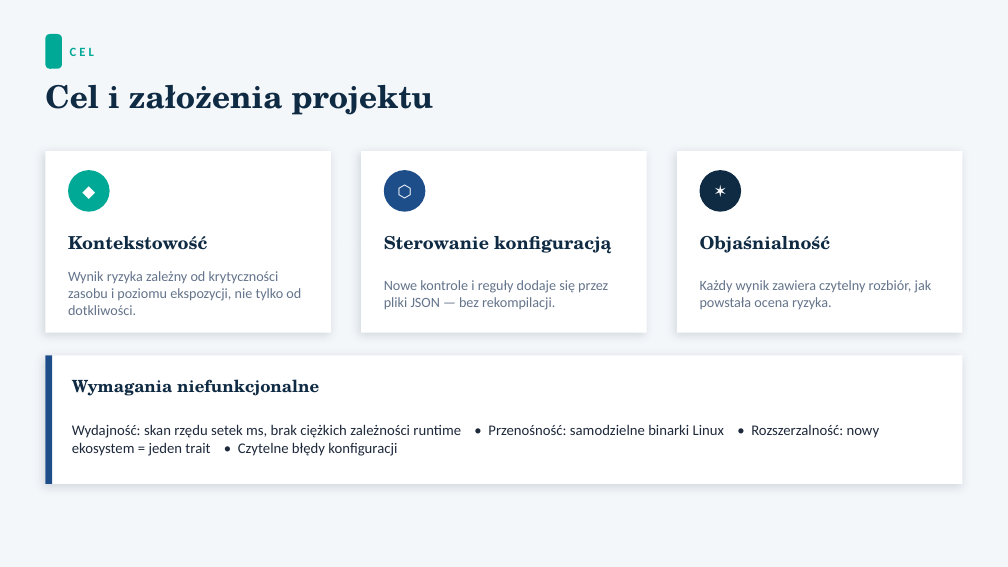
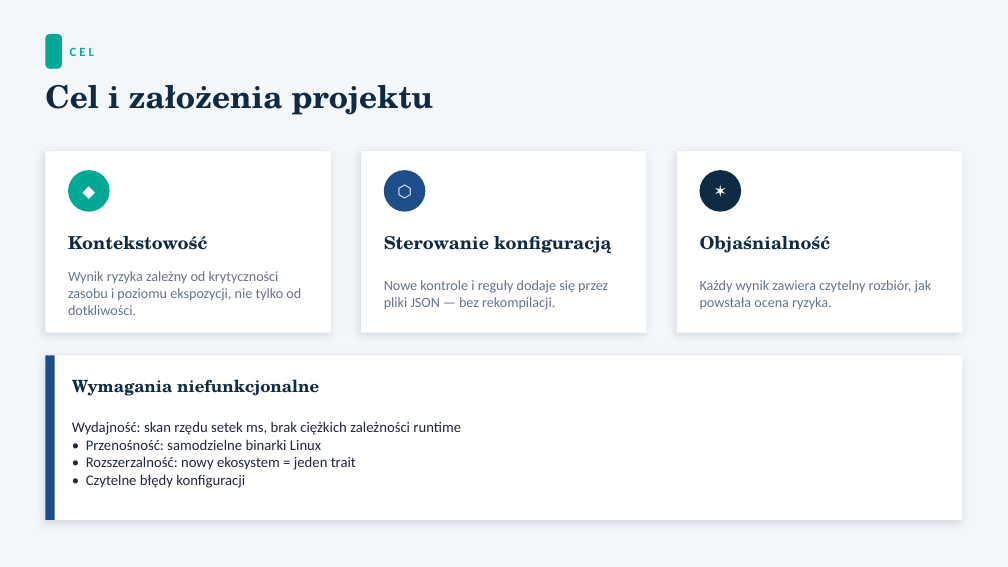
Before and after one commit to matjamr/linux-security-scanner, a slide deck: slide 5 of docs/Prezentacja_confrisk.pptx. Drawn at 1008x567 pixels with LibreOffice and Linux fonts; fonts in the diff are those of the drawing. Boxes give left, top, right and bottom in pixels: in the first picture for what was removed or moved away, otherwise in the second. Text is boxed around its words. In the diff, an @@ line names an element or a change of style, - is before the commit and + after.

```diff
--- a/docs/Prezentacja_confrisk.pptx
+++ b/docs/Prezentacja_confrisk.pptx
@@ rectangle: place and size @@
-rectangle at [45, 355, 963, 484]
+rectangle at [45, 355, 963, 520]
@@ rectangle: place and size @@
-rectangle at [45, 355, 52, 484]
+rectangle at [45, 355, 54, 520]
@@ text at [72, 421, 461, 488]: text changed @@
-Wydajność: skan rzędu setek ms, brak ciężkich zależności runtime • Przenośność: samodzielne binarki Linux • Rozszerzalność: nowy ekosystem = jeden trait • Czytelne błędy konfiguracji
+Wydajność: skan rzędu setek ms, brak ciężkich zależności runtime
+• Przenośność: samodzielne binarki Linux
+• Rozszerzalność: nowy ekosystem = jeden trait
+• Czytelne błędy konfiguracji
```
Also in this commit, not shown: 10 other slides changed, 2 slides removed, 16 other files.
